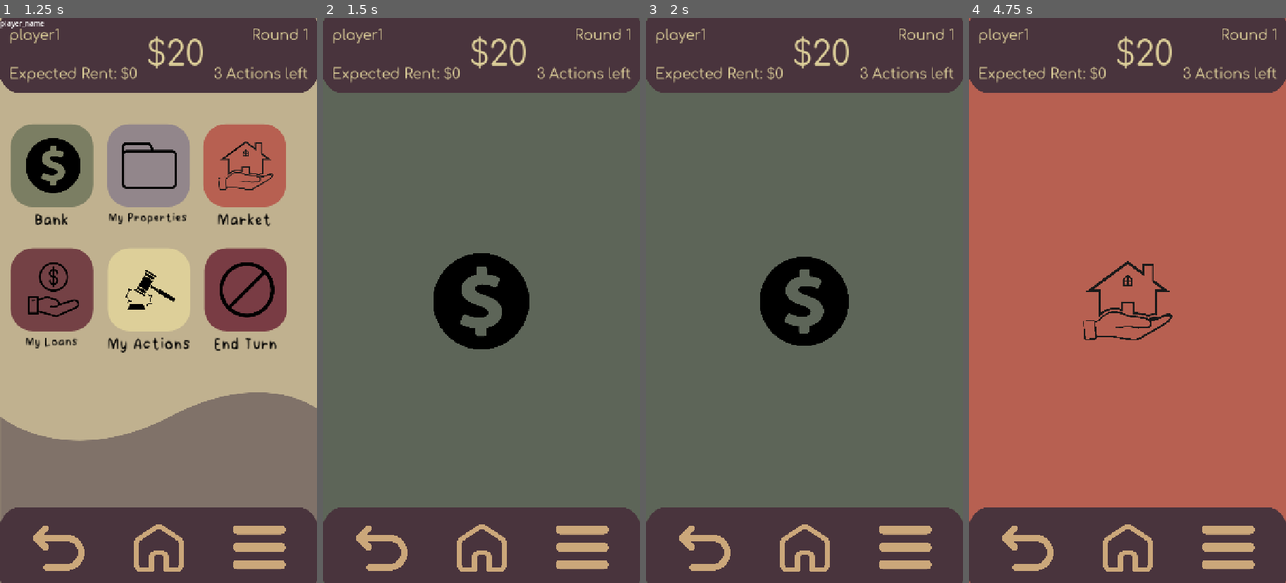
Above: before the commit, frames 1-4 (left to right).
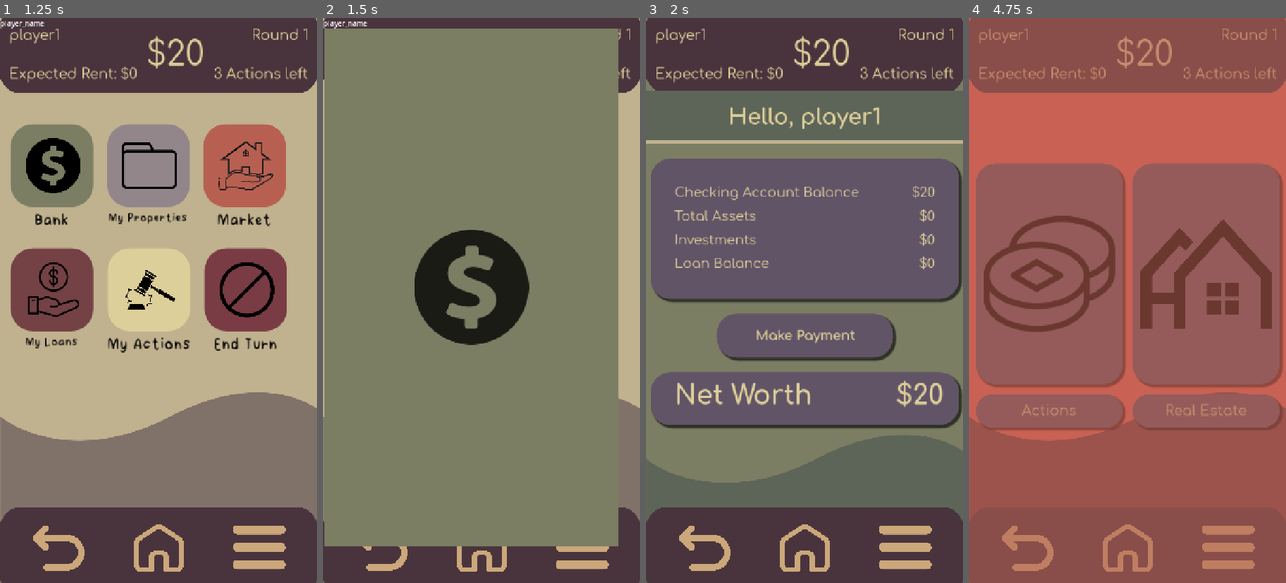
Above: after the commit, the same moments.

Repository: furthew-dev/ad-valorem-pocket
Game: Godot game, scene res://Scenes/home_screen.tscn
The game is run twice, just before and just after one commit, with the same random seed, the same clock (stepped at 60 frames per second) and the same inputs. This scene is started directly instead of the project's main scene.
Inputs (mouse positions are in pixels of both pictures, inside the frame that each line leads up to):
- Up to frame 1 (1.25 s): click (158, 549) at 0.5 s
- Up to frame 2 (1.5 s): click (373, 164) at 1.25 s
- Up to frame 3 (2 s): no input
- Up to frame 4 (4.75 s): click (1127, 549) at 2.02 s; click (1117, 164) at 2.75 s; click (1127, 549) at 3.52 s; click (1213, 164) at 4.25 s

Frame 1 is identical in both runs. In frame 2, 90% of the frame differs, in the area x 0-100%, y 0-100%; in frame 3, 24%; in frame 4, 82%.

Commit message:
UI Updated | App Animations Vaulted
Original app opening animations have been vaulted and updated.

New pop up menu centered.

Castle ensures all other players gain $5 Tourism

Diff:
--- a/Scenes/pop_up.tscn
+++ b/Scenes/pop_up.tscn
@@ -56,9 +56,9 @@
 anchor_top = 0.5
 anchor_right = 0.5
 anchor_bottom = 0.5
-offset_left = -252.0
+offset_left = -228.0
 offset_top = -204.0
-offset_right = 221.0
+offset_right = 228.0
 offset_bottom = 246.0
 grow_horizontal = 2
 grow_vertical = 2
--- a/Scripts/Global.gd
+++ b/Scripts/Global.gd
@@ -61,6 +61,7 @@
 	var handwriting: FontFile = HANDWRITING_FONT   # the shared, cached font every scene uses
 	if not handwriting.fallbacks.has(FALLBACK_FONT):
 		handwriting.fallbacks = handwriting.fallbacks + [FALLBACK_FONT]
+	_start_castle_sharing()
 
 
 ## ---- UI HELPERS ----
@@ -154,6 +155,10 @@
 	for property in Cards.properties_owned:
 		property["no_rent_rounds"] = max(property.get("no_rent_rounds", 0) - 1, 0)
 	income(rent_earned, "Rent")
+	var castle_bonus := CASTLE_BONUS * others_castles()
+	if castle_bonus > 0:
+		await get_tree().create_timer(0.9).timeout   # after the rent notice
+		income(castle_bonus, "Castle Tours")
 	updating_loan_balance()
 	round_progress["rent"] = true
 
@@ -183,13 +188,56 @@
 	for property in Cards.properties_owned:
 		match property["name"]:
 			"Apartment":
-				property["rent"] = 3 * Cards.tenants()
+				Cards.roll_tenants(property)
 			"Terraced House":   # value and rent grow by 1 each round owned
 				property["round"] += 1
 				property["rent"] += 1
 				property["value"] += 1
 			"Castle":
-				pass   # TODO (multiplayer): all players gain $5
+				pass   # paid out to the OTHER players: see CASTLES below
+
+
+## ---- CASTLES ----
+# "All other players gain $5 per round" for each Castle someone else owns. Hands are
+# private, so every phone tells the others how many Castles it has whenever that
+# changes (and when players join or come back); rent time adds up the others' Castles.
+const CASTLE_BONUS := 5
+var castle_counts: Dictionary = {}   # peer id -> Castles that player owns
+var _castles_shared := -1
+
+func _start_castle_sharing() -> void:
+	var timer := Timer.new()
+	timer.wait_time = 1.0
+	timer.autostart = true
+	add_child(timer)
+	timer.timeout.connect(_share_castles_if_changed)
+	Network.players_changed.connect(func(): _castles_shared = -1)   # someone (re)joined: tell them
+	# A new game: everyone re-sends their count (old numbers get overwritten, not cleared,
+	# so a count that arrives before our own game_starting isn't lost).
+	Network.game_starting.connect(func(): _castles_shared = -1)
+
+func my_castles() -> int:
+	return Cards.properties_owned.filter(func(p): return p["name"] == "Castle").size()
+
+func others_castles() -> int:
+	var me := multiplayer.get_unique_id()
+	var total := 0
+	for id in castle_counts:
+		if id != me and Network.players.has(id):
+			total += castle_counts[id]
+	return total
+
+func _share_castles_if_changed() -> void:
+	if not Network.is_online() or not Network.in_game:
+		return
+	var count := my_castles()
+	if count != _castles_shared:
+		_castles_shared = count
+		_receive_castles.rpc(count)
+
+@rpc("any_peer", "reliable")
+func _receive_castles(count: int) -> void:
+	castle_counts[multiplayer.get_remote_sender_id()] = count
 
 func action_used() -> bool:
 	if ACTIONS <= 0:
--- a/Scripts/Market.gd
+++ b/Scripts/Market.gd
@@ -52,10 +52,24 @@
 # Host / solo only: fresh decks and full stock for a new game, sent to everyone.
 func setup_new_game() -> void:
 	Actions.reset_stock()
-	Actions.llc["stock"] = maxi(1, Network.players.size())   # one LLC per player
+	scale_stock(maxi(1, Network.players.size()))
 	Cards.reset_deck()
 	Fortunas.generate_fortuna_deck()
 	_broadcast_all()
+
+# Bigger tables need a bigger Market. LLC and Land Expansion: one per player. Everything
+# else: the normal amount up to 4 players, +25% for each player past 4 (rounded up),
+# so 5 players = x1.25 ... 8 players = x2.
+const ONE_PER_PLAYER := ["llc", "land_expansion"]
+
+func scale_stock(players: int) -> void:
+	var factor := 1.0 + 0.25 * maxi(0, players - 4)
+	for key in Actions.all_actions:
+		var action: Dictionary = Actions.all_actions[key]
+		if key in ONE_PER_PLAYER:
+			action["stock"] = players
+		else:
+			action["stock"] = ceili(action["stock"] * factor - 0.001)
 
 
 ## ---- REQUEST PLUMBING ----
--- /dev/null
+++ b/Scripts/app_launch.gd
@@ -0,0 +1,108 @@
+extends RefCounted
+## Phone-style app opening: the tapped app's tile grows from where it sits on the home
+## screen to fill the screen (corners straightening out, the icon swelling and fading),
+## the app opens underneath, then the cover fades away. Coming back Home, the cover
+## shrinks back into that app's tile. (The old full-screen transition animations are
+## still used for buying, selling and the game intro: see transition.gd.)
+##
+##     AppLaunch.open(tree, tile_panel, icon, "res://Scenes/bank_account.tscn")
+##     AppLaunch.close_into(tree, tile_panel)   # home_screen.gd, when it opens
+
+const OPEN_TIME := 0.34
+const CLOSE_TIME := 0.3
+const REVEAL_TIME := 0.16
+const LAYER := 60
+
+static var returning_to := ""   # name of the tile the last app was opened from
+
+# Where a control is on screen (its size includes any scaling of its parents).
+static func screen_rect(control: Control) -> Rect2:
+	var xform := control.get_global_transform_with_canvas()
+	return Rect2(xform.origin, control.size * xform.get_scale())
+
+static func _cover(tree: SceneTree, tile_panel: Control) -> Array:
+	var layer := CanvasLayer.new()
+	layer.layer = LAYER
+	var cover := Panel.new()
+	cover.mouse_filter = Control.MOUSE_FILTER_STOP   # no taps while it animates
+	var style := StyleBoxFlat.new()
+	var tile_style := tile_panel.get_theme_stylebox("panel")
+	style.bg_color = tile_style.bg_color if tile_style is StyleBoxFlat else Color("533c44")
+	style.set_corner_radius_all(30)
+	style.anti_aliasing = true
+	cover.add_theme_stylebox_override("panel", style)
+	ColorTheme.keep(cover)   # the colour is already the themed one
+	layer.add_child(cover)
+	tree.root.add_child(layer)
+	return [layer, cover, style]
+
+static func _icon_copy(cover: Control, icon: TextureRect) -> TextureRect:
+	var copy := TextureRect.new()
+	copy.texture = icon.texture
+	copy.material = icon.material   # keeps the theme's tint
+	copy.expand_mode = TextureRect.EXPAND_IGNORE_SIZE
+	copy.stretch_mode = TextureRect.STRETCH_KEEP_ASPECT_CENTERED
+	copy.mouse_filter = Control.MOUSE_FILTER_IGNORE
+	ColorTheme.keep(copy)
+	cover.add_child(copy)
+	return copy
+
+static func open(tree: SceneTree, tile: Control, tile_panel: Control, icon: TextureRect, destination: String) -> void:
+	returning_to = String(tile.name)
+	var parts := _cover(tree, tile_panel)
+	var layer: CanvasLayer = parts[0]
+	var cover: Panel = parts[1]
+	var style: StyleBoxFlat = parts[2]
+	var from := screen_rect(tile_panel)
+	var screen := Rect2(Vector2.ZERO, tree.root.get_visible_rect().size)
+	cover.position = from.position
+	cover.size = from.size
+	var copy := _icon_copy(cover, icon)
+	var icon_rect := screen_rect(icon)
+	var icon_size := icon_rect.size
+	copy.size = icon_size
+	copy.position = icon_rect.position - from.position
+	icon.modulate.a = 0.0   # the icon "lifts off" the home screen
+
+	var tween := cover.create_tween().set_parallel(true).set_trans(Tween.TRANS_CUBIC).set_ease(Tween.EASE_OUT)
+	tween.tween_property(cover, "position", screen.position, OPEN_TIME)
+	tween.tween_property(cover, "size", screen.size, OPEN_TIME)
+	tween.tween_method(func(r: float): style.set_corner_radius_all(int(r)), 30.0, 0.0, OPEN_TIME)
+	var big := icon_size * 2.2
+	tween.tween_property(copy, "size", big, OPEN_TIME)
+	tween.tween_property(copy, "position", (screen.size - big) / 2.0, OPEN_TIME)
+	tween.tween_property(copy, "modulate:a", 0.0, OPEN_TIME * 0.9).set_ease(Tween.EASE_IN)
+	await tween.finished
+
+	tree.change_scene_to_file(destination)
+	await tree.process_frame
+	await tree.process_frame   # the app is drawn under the cover now
+	if not is_instance_valid(cover):
+		return
+	var reveal := cover.create_tween()
+	reveal.tween_property(cover, "modulate:a", 0.0, REVEAL_TIME)
+	await reveal.finished
+	layer.queue_free()
+
+# Home screen just opened after an app: the app shrinks back into its tile.
+static func close_into(tree: SceneTree, tile_panel: Control) -> void:
+	var parts := _cover(tree, tile_panel)
+	var layer: CanvasLayer = parts[0]
+	var cover: Panel = parts[1]
+	var style: StyleBoxFlat = parts[2]
+	cover.mouse_filter = Control.MOUSE_FILTER_IGNORE   # don't block the home screen
+	style.set_corner_radius_all(0)
+	cover.position = Vector2.ZERO
+	cover.size = tree.root.get_visible_rect().size
+	await tree.process_frame   # let the home screen lay itself out first
+	if not is_instance_valid(tile_panel):
+		layer.queue_free()
+		return
+	var to := screen_rect(tile_panel)
+	var tween := cover.create_tween().set_parallel(true).set_trans(Tween.TRANS_CUBIC).set_ease(Tween.EASE_OUT)
+	tween.tween_property(cover, "position", to.position, CLOSE_TIME)
+	tween.tween_property(cover, "size", to.size, CLOSE_TIME)
+	tween.tween_method(func(r: float): style.set_corner_radius_all(int(r)), 0.0, 30.0, CLOSE_TIME)
+	tween.tween_property(cover, "modulate:a", 0.0, CLOSE_TIME).set_trans(Tween.TRANS_QUAD).set_ease(Tween.EASE_IN)
+	await tween.finished
+	layer.queue_free()
--- a/Scripts/cards.gd
+++ b/Scripts/cards.gd
@@ -582,6 +582,14 @@
 
 func tenants() -> int:
 	return randi_range(1, 6)
+
+# Apartment: a new number of tenants each round; rent is $3 each (x2 with a Double).
+func roll_tenants(property: Dictionary) -> void:
+	var count := tenants()
+	property["tenants"] = count
+	var rent := 3 * count * (2 if property.get("has_double", false) else 1)
+	property["rent"] = rent
+	property["e_rent"] = rent
 
 func has_condition(property: Dictionary) -> bool:
 	return property.get("has_condition", false)
@@ -728,6 +736,8 @@
 			"f_value": "", "f_rent": "",
 			"p_value": "", "p_rent": "",
 		})
+		if template["name"] == "Apartment":
+			roll_tenants(property)
 	return property
 
 
--- a/Scripts/color_theme.gd
+++ b/Scripts/color_theme.gd
@@ -36,8 +36,9 @@
 	},
 	"neon": {
 		"fill": {"49343d": "07071a", "533c44": "12122e", "744145": "7a0f6b", "96514b": "d4145a", "b76051": "c4146e", "c2855f" …(632 unchanged characters)…
-		"text": {"49343d": "bcbcdc", "533c44": "c0c0d8", "744145": "e2b6dc", "96514b": "e3b5c6", "b76051": "e3b5cd", "c2855f": "e8c7b0", "cba77a": "b0e5e8", "99966d": "c1bfd9", "7b7e63": "b5e3e3", "5d6558": "b6dde2", "534650": "c4beda", "625467": "c6bcdc", "7a6d79": "c5beda", "92868b": "c4bbdd", "b3a999": "bcb7e1", "ddcf99": "ff71ce", "c0b18f": "bfbfd9", "9a8c7a": "c2c2d6", "807269": "c0bfd9", "655757": "ccbddb", "574749": "c4bddb", "6d574f": "cfbeda", "8a6f5b": "cdbeda", "a78767": "cfb0e8", "2e2328": "bcbcdc", "793c44": "e2b6dc", "5a1f22": "e0b8d4", "e16257": "e2b6cd", "e6b67d": "c3beda", "d8d74b": "c1bfd9", "9eccb3": "b7d7e1", "cbac93": "c2c0d8", "adca96": "c0d8d0", "9cbf80": "b5e3d2", "ab966f": "cdbeda", "749c5c": "b5e3e3", "ebceb0": "c6beda"},
+		"text": {"49343d": "7df9ff", "533c44": "7df9ff", "744145": "7df9ff", "96514b": "7df9ff", "b76051": "7df9ff", "c2855f": "7df9ff", "cba77a": "7df9ff", "99966d": "7df9ff", "7b7e63": "7df9ff", "5d6558": "7df9ff", "534650": "7df9ff", "625467": "7df9ff", "7a6d79": "7df9ff", "92868b": "7df9ff", "b3a999": "7df9ff", "ddcf99": "7df9ff", "c0b18f": "7df9ff", "9a8c7a": "7df9ff", "807269": "7df9ff", "655757": "7df9ff", "574749": "7df9ff", "6d574f": "7df9ff", "8a6f5b": "7df9ff", "a78767": "7df9ff", "2e2328": "7df9ff", "793c44": "7df9ff", "5a1f22": "7df9ff", "e16257": "7df9ff", "e6b67d": "7df9ff", "d8d74b": "7df9ff", "9eccb3": "7df9ff", "cbac93": "7df9ff", "adca96": "7df9ff", "9cbf80": "7df9ff", "ab966f": "7df9ff", "749c5c": "7df9ff", "ebceb0": "7df9ff"},
 		"ink": "7df9ff",
+		"all_text": "7df9ff",   # every bit of writing glows like the app icons
 	},
 }
 
@@ -105,6 +106,8 @@
 	if current == "default":
 		return color
 	var theme: Dictionary = THEMES[current]
+	if role == "text" and theme.has("all_text"):
+		return Color(Color(theme["all_text"]), color.a)
 	if role != "fill" and theme["ink"] != "" and _is_ink(color):
 		return Color(Color(theme["ink"]), color.a)
 	var hex := color.to_html(false)
@@ -250,6 +253,7 @@
 				image.decompress()
 			var counts := {}
 			var total := 0
+			var inky := 0   # near-black pixels (a scanned line icon is many shades of black)
 			var step := maxi(1, maxi(image.get_width(), image.get_height()) / 48)
 			for y in range(0, image.get_height(), step):
 				for x in range(0, image.get_width(), step):
@@ -257,13 +261,17 @@
 					if pixel.a < 0.8:
 						continue
 					total += 1
+					if _is_ink(pixel):
+						inky += 1
 					var hex := pixel.to_html(false)
 					counts[hex] = counts.get(hex, 0) + 1
 			var best := ""
 			for hex in counts:
 				if best == "" or counts[hex] > counts[best]:
 					best = hex
-			if total > 0 and float(counts.get(best, 0)) / total >= MONO_SHARE:
+			if total > 0 and float(inky) / total >= MONO_SHARE:
+				result = "000000"
+			elif total > 0 and float(counts.get(best, 0)) / total >= MONO_SHARE:
 				var color := Color(best)
 				if _is_ink(color) or THEMES["dark"]["fill"].has(best):
 					result = best
--- a/Scripts/home_screen.gd
+++ b/Scripts/home_screen.gd
@@ -4,7 +4,7 @@
 ## their places. The layout is remembered on this phone.
 
 const POPUP_SCENE = preload("res://Scenes/pop_up.tscn")
-const TRANSITION_SCENE = preload("res://Scenes/transition.tscn")
+const AppLaunch = preload("res://Scripts/app_launch.gd")
 
 @onready var ui_menu_frame: Control = $"UI Menu Frame"
 @onready var end_turn_btn: Button = $"Apps/Apps Container/second_row/End Turn/actions/end_turn_btn"
@@ -32,6 +32,7 @@
 	_setup_tiles()
 	_let_taps_through($Apps)
 	end_turn_btn.disabled = Turns.my_turn_done
+	_shrink_back_from_app()
 	Turns.waiting_changed.connect(func(_names): end_turn_btn.disabled = Turns.my_turn_done)
 
 # The Apps panel and its layout boxes are scaled 1.25x and reach past the bottom of the
@@ -201,30 +202,52 @@
 # Saves this screen for the Back button and plays the app's opening animation.
 var _opening := false   # an app is already opening (ignore repeat taps)
 
-func _open_app(app: Dictionary) -> void:
+# Like a phone: the app's tile grows to fill the screen (app_launch.gd).
+func _open_app(app: Dictionary, tile_name: String) -> void:
 	if _swallow_tap or _dragging or _opening:
+		return
+	var tile := _tile_named(tile_name)
+	if tile == null:
 		return
 	_opening = true
 	Sound.play("click")
 	Global.save_scene(current_scene)
-	var transition = TRANSITION_SCENE.instantiate()
-	add_child(transition)
-	transition.run_animation(app.app_color, app.app_anim, app.app_url)
+	AppLaunch.open(get_tree(), tile, _tile_panel(tile), _tile_icon(tile), app.app_url)
+
+# Back on the home screen from an app: it shrinks into its tile.
+func _shrink_back_from_app() -> void:
+	var tile := _tile_named(AppLaunch.returning_to)
+	AppLaunch.returning_to = ""
+	if tile:
+		AppLaunch.close_into(get_tree(), _tile_panel(tile))
+
+func _tile_named(tile_name: String) -> Control:
+	for tile in _tiles:
+		if String(tile.name) == tile_name:
+			return tile
+	return null
+
+# The coloured rounded square of a tile, and the picture on it.
+func _tile_panel(tile: Control) -> Control:
+	return _tile_icon(tile).get_parent() as Control
+
+func _tile_icon(tile: Control) -> TextureRect:
+	return tile.find_children("*", "TextureRect", true, false)[0]
 
 func _on_bank_button_pressed() -> void:
-	_open_app(Global.bank_app)
+	_open_app(Global.bank_app, "bank")
 
 func _on_my_properties_button_pressed() -> void:
-	_open_app(Global.my_properties_app)
+	_open_app(Global.my_properties_app, "my_properties")
 
 func _on_market_button_pressed() -> void:
-	_open_app(Global.market_app)
+	_open_app(Global.market_app, "market")
 
 func _on_my_loans_button_pressed() -> void:
-	_open_app(Global.my_loans_app)
+	_open_app(Global.my_loans_app, "My Loans")
 
 func _on_actions_button_pressed() -> void:
-	_open_app(Global.my_actions_app)
+	_open_app(Global.my_actions_app, "My Actions")
 
 func _on_end_turn_btn_pressed() -> void:
 	if _swallow_tap or _dragging:
--- a/Scripts/pop_up.gd
+++ b/Scripts/pop_up.gd
@@ -57,23 +57,42 @@
 	yes.visible = second_btn != ""
 	_fit_button_text()
 
-# "Starting server..." -> the dots count . .. ... in a loop. The full text stays laid out
-# (the hidden dots still take their space), so the words don't shift as the dots appear.
+# "Starting server..." -> the dots count . .. ... in a loop. The words stay put: the dots
+# are their own left-aligned label sitting just after the text, so only they change.
 func animate_dots(interval: float = 0.45) -> void:
 	var text := question.text
 	if not text.ends_with("..."):
 		return
-	question.visible_characters_behavior = TextServer.VC_CHARS_AFTER_SHAPING
-	var base := text.length() - 3
-	var dots := 1
-	question.visible_characters = base + dots
+	var base := text.substr(0, text.length() - 3)
+	question.text = base
+	var dots := Label.new()
+	dots.label_settings = question.label_settings
+	dots.mouse_filter = Control.MOUSE_FILTER_IGNORE
+	question.add_child(dots)
+	var count := [1]
+	var place_dots := func():
+		var settings: LabelSettings = question.label_settings
+		var width := settings.font.get_string_size(base, HORIZONTAL_ALIGNMENT_LEFT, -1, settings.font_size).x
+		var dots_width := settings.font.get_string_size("...", HORIZONTAL_ALIGNMENT_LEFT, -1, settings.font_size).x
+		if question.size.x < 1.0:
+			return   # not laid out yet; resized fires once it is
+		if width + 2.0 * dots_width > question.size.x:   # would wrap: just change the text instead
+			dots.visible = false
+			question.text = base + ".".repeat(count[0])
+			return
+		question.text = base
+		dots.visible = true
+		dots.position = Vector2((question.size.x + width) / 2.0, 0)
+		dots.text = ".".repeat(count[0])
+	question.resized.connect(place_dots)
+	place_dots.call_deferred()
 	var timer := Timer.new()
 	timer.wait_time = interval
 	timer.autostart = true
 	add_child(timer)
 	timer.timeout.connect(func():
-		dots = dots % 3 + 1
-		question.visible_characters = base + dots)
+		count[0] = count[0] % 3 + 1
+		place_dots.call())
 
 # Adds a small one-line note under the question (e.g. "The server may take a moment...").
 # The text shrinks to fit the width of the paper.
--- a/Scripts/property_info.gd
+++ b/Scripts/property_info.gd
@@ -86,6 +86,9 @@
 	text_edit.text = str(details["p_details"])
 	if details.get("has_golden_lock", false):
 		text_edit.text += "\n\nGolden Lock: protected from harm and can't be sold."
+	if details["name"] == "Apartment" and details.has("tenants") and Cards.properties_owned.has(details):
+		var tenants: int = details["tenants"]
+		text_edit.text += "\n\nThis round: %d tenant%s, $%d rent." % [tenants, "" if tenants == 1 else "s", details["rent"]]
 	_show_purchase_loan(details)
 
 	if details["has_condition"]:
--- a/Scripts/sell_property.gd
+++ b/Scripts/sell_property.gd
@@ -21,10 +21,11 @@
 	sell_btn.disabled = true
 	realtor_emblem.visible = false
 	personal_emblem.visible = false
-	listing_agent_toggle.disabled = not Actions.actions_owned.has("listing_agent")
 	for toggle in [listing_agent_toggle, ps_toggle]:
 		InkBox.soft_hover(toggle)
 		_match_realtor_page(toggle.get_parent() as Panel)
+	if not Actions.actions_owned.has("listing_agent"):
+		_show_unavailable(listing_agent_toggle)
 	var property := _selected_property()
 	if not property.is_empty():
 		property_icon.texture = Cards.round_icon(property["art"])
@@ -40,6 +41,25 @@
 		var sage: StyleBoxFlat = style.duplicate()
 		sage.bg_color = Color("5d6558")
 		box.add_theme_stylebox_override("panel", sage)
+
+# No Listing Agent: the Select button stays tappable but looks faded (the theme's own
+# colors, see-through) and tapping it explains how to get one.
+func _show_unavailable(toggle: Button) -> void:
+	var normal := toggle.get_theme_stylebox("normal")
+	var faded: StyleBox = StyleBoxEmpty.new()
+	if normal is StyleBoxFlat:
+		faded = normal.duplicate()
+		faded.bg_color.a *= 0.35
+		faded.shadow_size = 0
+	for state in ["normal", "hover", "pressed", "hover_pressed", "disabled", "focus"]:
+		toggle.add_theme_stylebox_override(state, faded)
+	for child in toggle.get_parent().get_children():
+		if child is Label:   # the "Select" writing sits under the button
+			child.text = "None owned"
+			child.modulate.a = 0.5
+	toggle.toggle_mode = false
+	toggle.pressed.connect(func():
+		Global.error("You don't have a Listing Agent. Buy one in the Market.", "market"))
 
 func _selected_property() -> Dictionary:
 	for property in Cards.properties_owned:
Binary file changed: Assets/icons/pop_up.png
Not shown: 1 places in Scenes/properties.tscn that only renumber resources
Not shown: 1 places in Scenes/property_info.tscn that only renumber resources
Not shown, added: Scripts/app_launch.gd.uid
Not shown, added: _to_delete/pop_up.png.import
Not shown, changed: docs/index.pck
